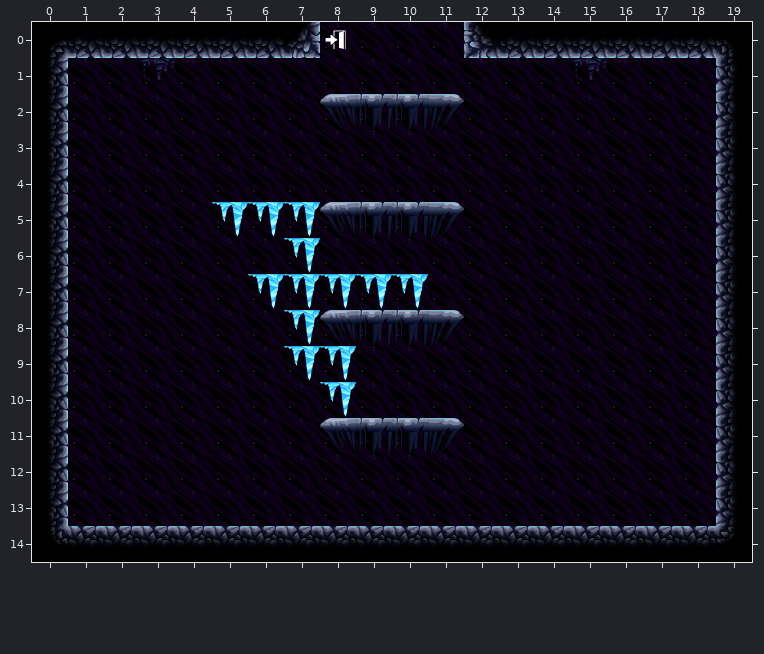
Tiled map, stored at Assets/data/levels/room_1000.tmx. The picture above was drawn from the file before the commit.
Cells are 64x64 px. Shown: x 0..19, y 0..14.
After the commit:
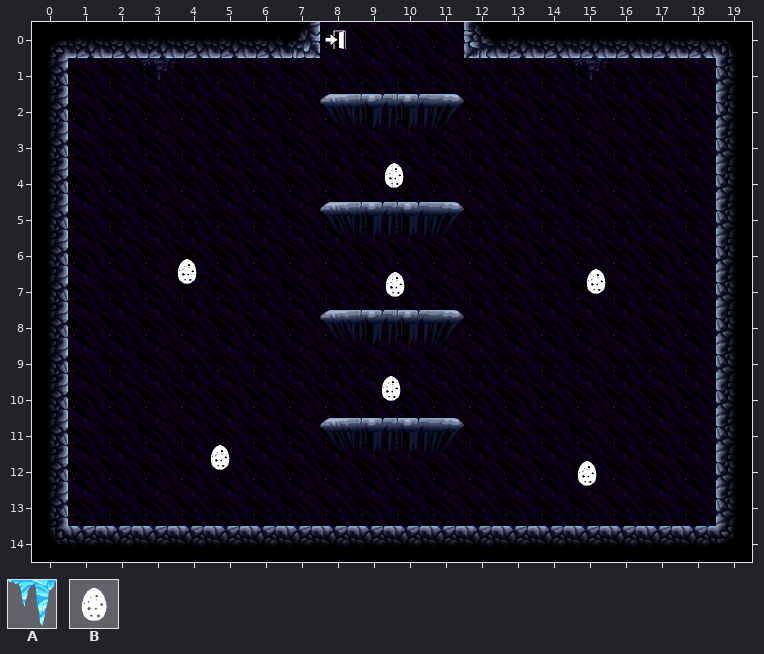
Key: from "tiles": A 19, B 34.
_ is an empty cell.
Objects are placed by their top-left corner, in cells (3,4 is the top-left corner of cell 3,4); size is 1x1 cell unless given.
Edits made:
Layer "Level":
Tile A is removed in row 5 at x 5 to 7; in row 6 at x 7; in row 7 at x 6 to 10; in row 8 at x 7; in row 9 at x 7 to 8; in row 10 at x 8.
Layer "spawners" (added):
A new object: B "spawner" at 9.5,3.8.
A new object: B "spawner" at 3.8,6.4.
A new object: B "spawner" at 15.2,6.7.
A new object: B "spawner" at 9.6,6.8.
A new object: B "spawner" at 9.5,9.7.
A new object: B "spawner" at 4.7,11.6.
A new object: B "spawner" at 14.9,12.
Where, in picture pixels (left, top, right, bottom), the same in both pictures:
added: (384, 163, 404, 188)
changed: (212, 202, 428, 417)
added: (177, 259, 197, 284)
added: (586, 269, 606, 294)
added: (210, 445, 230, 470)
added: (577, 461, 597, 486)
